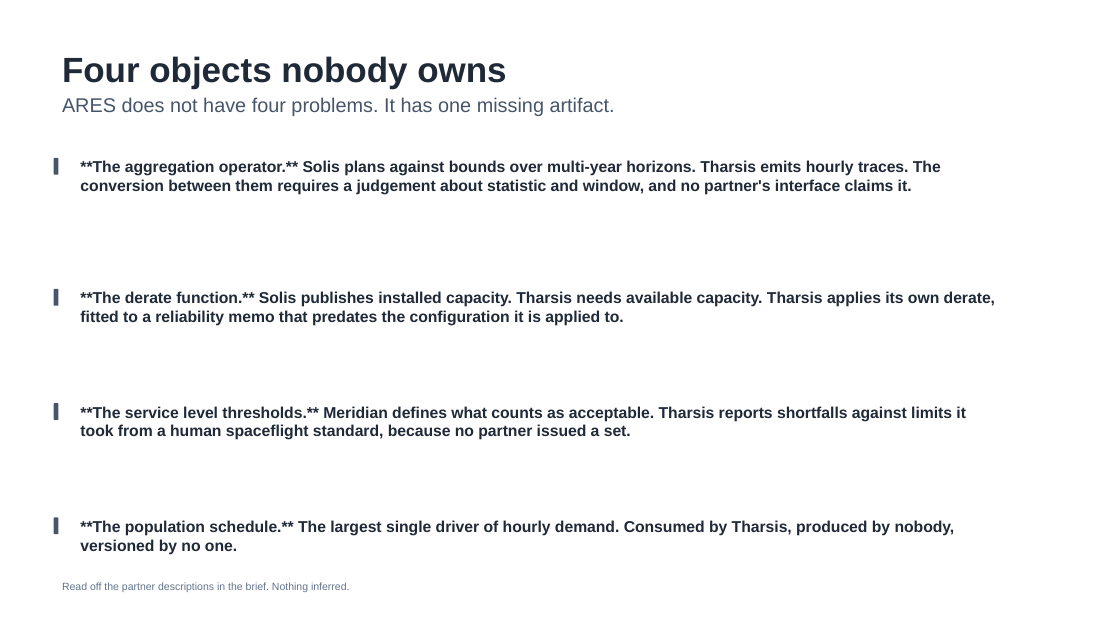
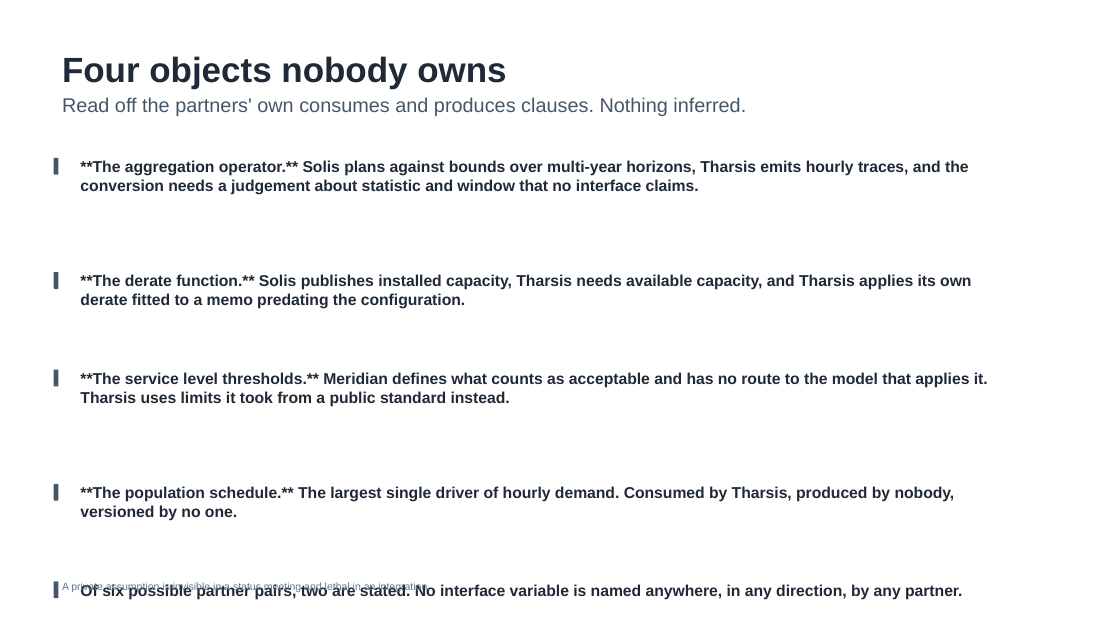
Before and after one commit to fgnxl/oef_ares_case_study, a slide deck: slide 2 of deck/ares_board_deck.pptx (slide 1 before the commit). Drawn at 1120x630 pixels with LibreOffice and Linux fonts; fonts in the diff are those of the drawing. Boxes give left, top, right and bottom in pixels: in the first picture for what was removed or moved away, otherwise in the second. Text is boxed around its words. In the diff, an @@ line names an element or a change of style, - is before the commit and + after.

Commit message:
The deck, rebuilt around triage, and a README that describes what exists
The deck now opens by naming the situation rather than by presenting a
diagnosis. Four things have gone wrong at month 8, second-year funding depends
on a demonstration, and this is a crisis to be stabilised rather than a
programme to be improved. The sequencing that follows is justified by that
framing rather than merely permitted by it.

Slides four, five and six carry the revised plan: the principle that from week 2
there is always something that runs, the two tracks with the week-2 skeleton and
week 5 as buffer, and the eleven sessions with who is in each room. The seating
rule is on the slide, because a translator cannot rule on what a variable means
and nobody could confer that standing on it.

Helix is stated the way the brief supports. It could make week 2 faster, because
it holds the only working transport code for the exchange that already failed,
and the case study material does not let anyone say ex ante whether it can. So
the plan gains if Helix can help and loses nothing if it cannot.

The README described a repository that no longer exists. It now names the three
deliverables, says how to run the artifact, and explains why a build artifact is
committed here when that is normally wrong.

```diff
--- a/deck/ares_board_deck.pptx
+++ b/deck/ares_board_deck.pptx
@@ text at <box>62,97,746,116</box>: text changed @@
-ARES does not have four problems. It has one missing artifact.
+Read off the partners' own consumes and produces clauses. Nothing inferred.
@@ text at <box>80,160,969,195</box>: text changed @@
-**The aggregation operator.** Solis plans against bounds over multi-year horizons. Tharsis emits hourly traces. The conversion between them requires a judgement about statistic and window, and no partner's interface claims it.
+**The aggregation operator.** Solis plans against bounds over multi-year horizons, Tharsis emits hourly traces, and the conversion needs a judgement about statistic and window that no interface claims.
@@ rounded rectangle: place and size @@
-rounded rectangle at <box>54,289,59,306</box>
+rounded rectangle at <box>54,272,59,289</box>
@@ text at <box>80,274,971,309</box>: text changed @@
-**The derate function.** Solis publishes installed capacity. Tharsis needs available capacity. Tharsis applies its own derate, fitted to a reliability memo that predates the configuration it is applied to.
+**The derate function.** Solis publishes installed capacity, Tharsis needs available capacity, and Tharsis applies its own derate fitted to a memo predating the configuration.
@@ text at <box>80,372,988,407</box>: text changed @@
-**The service level thresholds.** Meridian defines what counts as acceptable. Tharsis reports shortfalls against limits it took from a human spaceflight standard, because no partner issued a set.
+**The service level thresholds.** Meridian defines what counts as acceptable and has no route to the model that applies it. Tharsis uses limits it took from a public standard instead.
@@ 2 rounded rectangles, 1 text: place and size @@
-2 rounded rectangles, 1 text at <box>54,403,955,555</box>
+2 rounded rectangles, 1 text at <box>54,370,955,521</box>
@@ rounded rectangle added at <box>54,581,59,598</box>, fill #475569 @@
@@ text at <box>62,581,430,592</box>: text changed @@
-Read off the partner descriptions in the brief. Nothing inferred.
+A private assumption is invisible in a status meeting and lethal in an integration.
@@ text added at <box>80,583,963,600</box>, 13.5 pt, text #1F2937, bold @@
+Of six possible partner pairs, two are stated. No interface variable is named anywhere, in any direction, by any partner.
```
Also in this commit, not shown: 4 other slides changed, 3 slides added, 3 slides removed, 1 other file.
